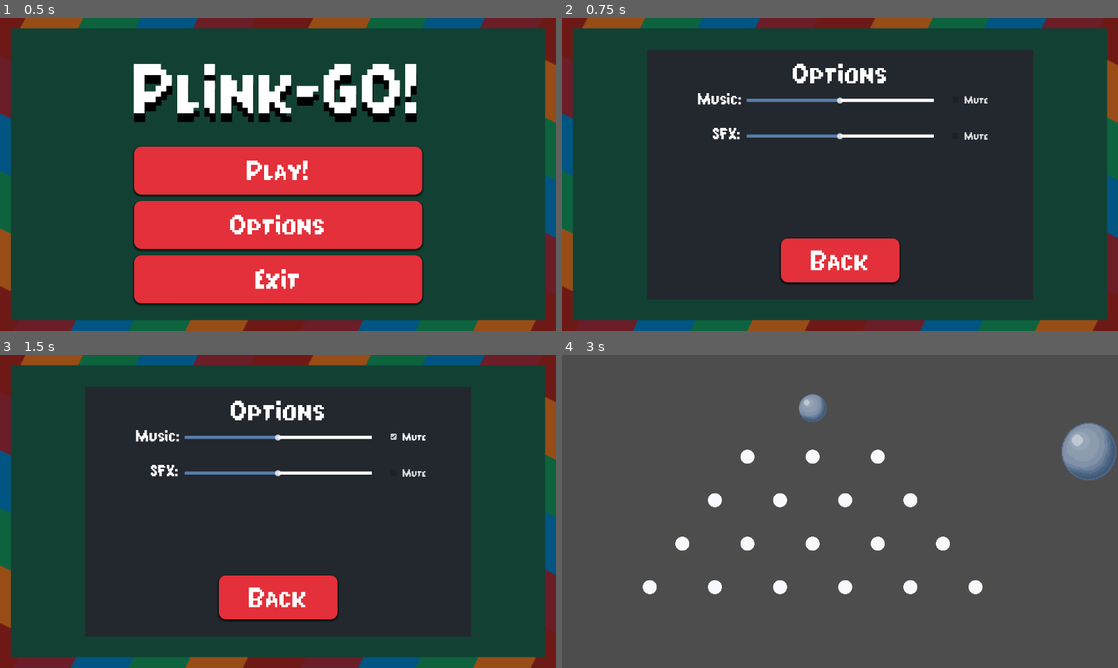
Above: before the commit, frames 1-4 (two rows, left to right).
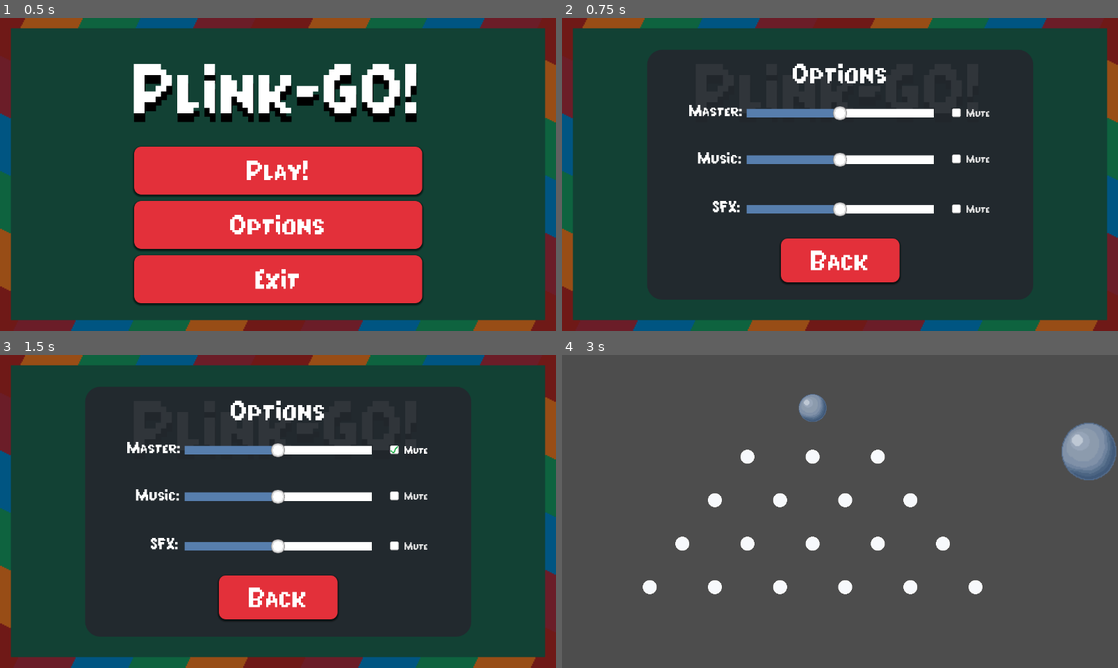
Above: after the commit, the same moments.

Repository: FiCeHo/Plink-go
Game: Godot game, scene res://main_menu.tscn
Same seed, same stepped clock (60 frames per second), same inputs: the game is played once before the commit and once after it.
Inputs:
- Up to frame 1 (0.5 s): no input
- Up to frame 2 (0.75 s): click "Options" at 0.5 s
- Up to frame 3 (1.5 s): click "Mute" at 1.25 s
- Up to frame 4 (3 s): click "Back" at 2 s; click "Play!" at 2.75 s

Frame 1 is identical in both runs. In frame 2, 5.0% of the frame differs, in the area x 15-85%, y 10-90%; in frame 3, 5.0%; in frame 4, nothing differs.

Commit message:
Main menu finished

Diff:
--- /dev/null
+++ b/plink-go!/audio_control_master.gd
@@ -0,0 +1,12 @@
+extends HSlider
+
+var audioBusM
+
+func _ready() -> void:
+	audioBusM = AudioServer.get_bus_index("Master")
+	var db = linear_to_db(value)
+	AudioServer.set_bus_volume_db(audioBusM, db)
+
+func _on_value_changed(value: float) -> void:
+	var db = linear_to_db(value)
+	AudioServer.set_bus_volume_db(audioBusM, db)
--- a/plink-go!/main_menu.tscn
+++ b/plink-go!/main_menu.tscn
@@ -1,10 +1,14 @@
-[gd_scene load_steps=15 format=3 uid="uid://dxgq4u6g37r8l"]
+[gd_scene load_steps=19 format=3 uid="uid://dxgq4u6g37r8l"]
 
 [ext_resource type="Texture2D" uid="uid://c2ep4ulm4ss2v" path="res://bckgr.png" id="1_06t4h"]
 [ext_resource type="Script" uid="uid://j3xufmlkj4a0" path="res://main_menu.gd" id="1_jix8l"]
 [ext_resource type="AudioStream" uid="uid://ixsyfp8cp5or" path="res://Plink-go! Main Theme.mp3" id="2_7vrkn"]
 [ext_resource type="FontFile" uid="uid://ci4buvranebo7" path="res://PearSoda.ttf" id="3_fu7sn"]
+[ext_resource type="Texture2D" uid="uid://5j4rgoh4f7jr" path="res://grabber.png" id="5_8qtwp"]
 [ext_resource type="Script" uid="uid://bb2k50hg1abbf" path="res://audio_control.gd" id="5_glbon"]
+[ext_resource type="Texture2D" uid="uid://evhfa0dg14i8" path="res://checkBoxCheckd.png" id="6_qe12f"]
+[ext_resource type="Texture2D" uid="uid://c7mwkvxw1t5mm" path="res://checkBox.png" id="7_8qtwp"]
+[ext_resource type="Script" uid="uid://dr4vs1swqs4tc" path="res://audio_control_master.gd" id="7_dy7ct"]
 
 [sub_resource type="StyleBoxTexture" id="StyleBoxTexture_rhts7"]
 texture = ExtResource("1_06t4h")
@@ -40,15 +44,21 @@
 shadow_offset = Vector2(0, 2.46)
 
 [sub_resource type="StyleBoxFlat" id="StyleBoxFlat_glbon"]
-bg_color = Color(0.1386, 0.15723, 0.18, 1)
+bg_color = Color(0.1386, 0.15723, 0.18, 0.941176)
+border_blend = true
+corner_radius_top_left = 35
+corner_radius_top_right = 35
+corner_radius_bottom_right = 35
+corner_radius_bottom_left = 35
+shadow_offset = Vector2(0, 4.815)
 
 [sub_resource type="StyleBoxLine" id="StyleBoxLine_jix8l"]
 color = Color(1, 1, 1, 1)
-thickness = 7
+thickness = 20
 
 [sub_resource type="StyleBoxLine" id="StyleBoxLine_glbon"]
 color = Color(0.34, 0.493, 0.68, 1)
-thickness = 7
+thickness = 20
 
 [sub_resource type="StyleBoxEmpty" id="StyleBoxEmpty_glbon"]
 
@@ -194,9 +204,9 @@
 anchor_left = 0.5
 anchor_right = 0.5
 offset_left = -387.0
-offset_top = 75.5
+offset_top = 211.5
 offset_right = -167.0
-offset_bottom = 150.5
+offset_bottom = 286.5
 grow_horizontal = 2
 theme_override_fonts/font = ExtResource("3_fu7sn")
 theme_override_font_sizes/font_size = 45
@@ -210,13 +220,29 @@
 anchor_left = 0.5
 anchor_right = 0.5
 offset_left = -371.0
-offset_top = 155.5
+offset_top = 323.5
 offset_right = -151.0
-offset_bottom = 230.5
+offset_bottom = 398.5
 grow_horizontal = 2
 theme_override_fonts/font = ExtResource("3_fu7sn")
 theme_override_font_sizes/font_size = 45
 text = "SFX:"
+horizontal_alignment = 1
+vertical_alignment = 1
+
+[node name="Master" type="Label" parent="Options"]
+layout_mode = 1
+anchors_preset = 5
+anchor_left = 0.5
+anchor_right = 0.5
+offset_left = -396.0
+offset_top = 102.5
+offset_right = -176.0
+offset_bottom = 177.5
+grow_horizontal = 2
+theme_override_fonts/font = ExtResource("3_fu7sn")
+theme_override_font_sizes/font_size = 45
+text = "Master:"
 horizontal_alignment = 1
 vertical_alignment = 1
 
@@ -254,11 +280,15 @@
 anchor_right = 0.5
 anchor_bottom = 0.5
 offset_left = -214.5
-offset_top = -204.0
+offset_top = -68.0
 offset_right = 214.5
-offset_bottom = -138.0
-grow_horizontal = 2
-grow_vertical = 2
+offset_bottom = -2.0
+grow_horizontal = 2
+grow_vertical = 2
+theme_override_icons/grabber = ExtResource("5_8qtwp")
+theme_override_icons/grabber_highlight = ExtResource("5_8qtwp")
+theme_override_icons/grabber_disabled = ExtResource("5_8qtwp")
+theme_override_icons/tick = ExtResource("5_8qtwp")
 theme_override_styles/slider = SubResource("StyleBoxLine_jix8l")
 theme_override_styles/grabber_area = SubResource("StyleBoxLine_glbon")
 theme_override_styles/grabber_area_highlight = SubResource("StyleBoxLine_glbon")
@@ -276,11 +306,15 @@
 anchor_right = 0.5
 anchor_bottom = 0.5
 offset_left = -215.0
-offset_top = -122.0
+offset_top = 46.0
 offset_right = 214.0
-offset_bottom = -56.0
-grow_horizontal = 2
-grow_vertical = 2
+offset_bottom = 112.0
+grow_horizontal = 2
+grow_vertical = 2
+theme_override_icons/grabber = ExtResource("5_8qtwp")
+theme_override_icons/grabber_highlight = ExtResource("5_8qtwp")
+theme_override_icons/grabber_disabled = ExtResource("5_8qtwp")
+theme_override_icons/tick = ExtResource("5_8qtwp")
 theme_override_styles/slider = SubResource("StyleBoxLine_jix8l")
 theme_override_styles/grabber_area = SubResource("StyleBoxLine_glbon")
 theme_override_styles/grabber_area_highlight = SubResource("StyleBoxLine_glbon")
@@ -290,6 +324,31 @@
 script = ExtResource("5_glbon")
 audio_bus_name = "SFX"
 
+[node name="AudioControl3" type="HSlider" parent="Options"]
+layout_mode = 1
+anchors_preset = 8
+anchor_left = 0.5
+anchor_top = 0.5
+anchor_right = 0.5
+anchor_bottom = 0.5
+offset_left = -215.0
+offset_top = -175.0
+offset_right = 214.0
+offset_bottom = -109.0
+grow_horizontal = 2
+grow_vertical = 2
+theme_override_icons/grabber = ExtResource("5_8qtwp")
+theme_override_icons/grabber_highlight = ExtResource("5_8qtwp")
+theme_override_icons/grabber_disabled = ExtResource("5_8qtwp")
+theme_override_icons/tick = ExtResource("5_8qtwp")
+theme_override_styles/slider = SubResource("StyleBoxLine_jix8l")
+theme_override_styles/grabber_area = SubResource("StyleBoxLine_glbon")
+theme_override_styles/grabber_area_highlight = SubResource("StyleBoxLine_glbon")
+max_value = 1.0
+step = 0.05
+value = 0.5
+script = ExtResource("7_dy7ct")
+
 [node name="CheckBox" type="CheckBox" parent="Options"]
 layout_mode = 1
 anchors_preset = 8
@@ -298,14 +357,16 @@
 anchor_right = 0.5
 anchor_bottom = 0.5
 offset_left = 253.0
-offset_top = -233.0
+offset_top = -97.0
 offset_right = 389.0
-offset_bottom = -112.0
+offset_bottom = 24.0
 grow_horizontal = 2
 grow_vertical = 2
 theme_override_fonts/font = ExtResource("3_fu7sn")
 theme_override_font_sizes/font_size = 30
 theme_override_styles/focus = SubResource("StyleBoxEmpty_glbon")
+theme_override_icons/checked = ExtResource("6_qe12f")
+theme_override_icons/unchecked = ExtResource("7_8qtwp")
 text = " Mute"
 
 [node name="CheckBox2" type="CheckBox" parent="Options"]
@@ -316,14 +377,36 @@
 anchor_right = 0.5
 anchor_bottom = 0.5
 offset_left = 253.0
-offset_top = -150.0
+offset_top = 18.0
 offset_right = 389.0
-offset_bottom = -29.0
+offset_bottom = 139.0
 grow_horizontal = 2
 grow_vertical = 2
 theme_override_fonts/font = ExtResource("3_fu7sn")
 theme_override_font_sizes/font_size = 30
 theme_override_styles/focus = SubResource("StyleBoxEmpty_glbon")
+theme_override_icons/checked = ExtResource("6_qe12f")
+theme_override_icons/unchecked = ExtResource("7_8qtwp")
+text = " Mute"
+
+[node name="CheckBox3" type="CheckBox" parent="Options"]
+layout_mode = 1
+anchors_preset = 8
+anchor_left = 0.5
+anchor_top = 0.5
+anchor_right = 0.5
+anchor_bottom = 0.5
+offset_left = 253.0
+offset_top = -203.0
+offset_right = 389.0
+offset_bottom = -82.0
+grow_horizontal = 2
+grow_vertical = 2
+theme_override_fonts/font = ExtResource("3_fu7sn")
+theme_override_font_sizes/font_size = 30
+theme_override_styles/focus = SubResource("StyleBoxEmpty_glbon")
+theme_override_icons/checked = ExtResource("6_qe12f")
+theme_override_icons/unchecked = ExtResource("7_8qtwp")
 text = " Mute"
 
 [connection signal="pressed" from="MainButtons/Button" to="." method="_on_play_pressed"]
@@ -332,3 +415,4 @@
 [connection signal="pressed" from="Options/BackOpts" to="." method="_on_back_opts_pressed"]
 [connection signal="value_changed" from="Options/AudioControl" to="Options/AudioControl" method="_on_value_changed"]
 [connection signal="value_changed" from="Options/AudioControl2" to="Options/AudioControl2" method="_on_value_changed"]
+[connection signal="value_changed" from="Options/AudioControl3" to="Options/AudioControl3" method="_on_value_changed"]
Not shown, added: plink-go!/audio_control_master.gd.uid
Binary file added: plink-go!/checkBox.png
Not shown, added: plink-go!/checkBox.png.import
Binary file added: plink-go!/checkBoxCheckd.png
Not shown, added: plink-go!/checkBoxCheckd.png.import
Binary file added: plink-go!/grabber.png
Not shown, added: plink-go!/grabber.png.import
